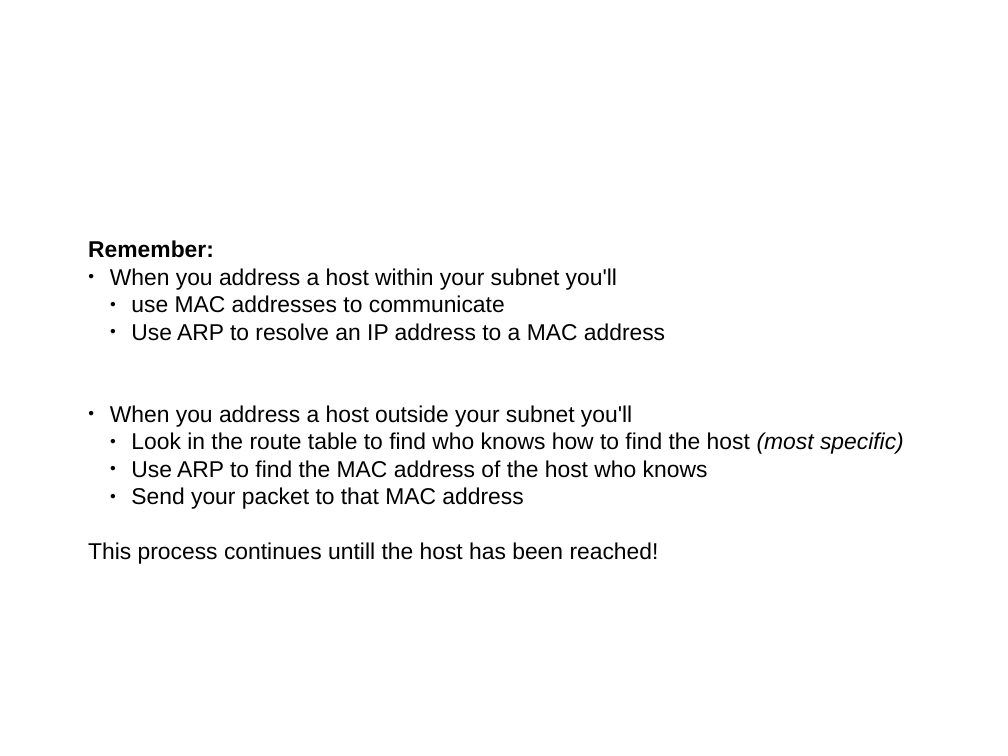
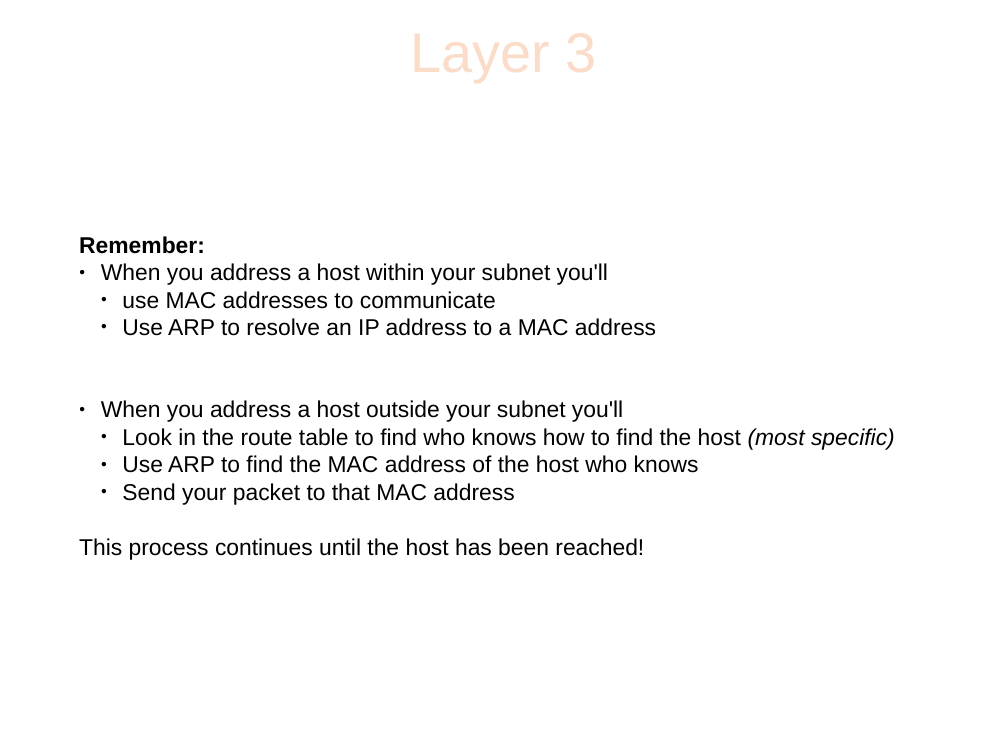
Before and after one commit to sphaero/workshops, a slide deck: slide 34 of Networking/presentation.odp (slide 32 before the commit). Drawn at 1008x756 pixels with LibreOffice and Linux fonts; fonts in the diff are those of the drawing; background and template pictures are left out. Boxes give left, top, right and bottom in pixels: in the first picture for what was removed or moved away, otherwise in the second. Text is boxed around its words. In the diff, an @@ line names an element or a change of style, - is before the commit and + after.

```diff
--- a/Networking/presentation.odp
+++ b/Networking/presentation.odp
@@ title "Layer 3" at (50,7,958,93): font Cabin to Arial, text colour #FFFFFF to #FADCC8 @@
@@ text at (79,538,644,560): text changed @@
-This process continues untill the host has been reached!
+This process continues until the host has been reached!
```
Also in this commit, not shown: 51 other slides changed, 7 slides added, 1 slide removed.
